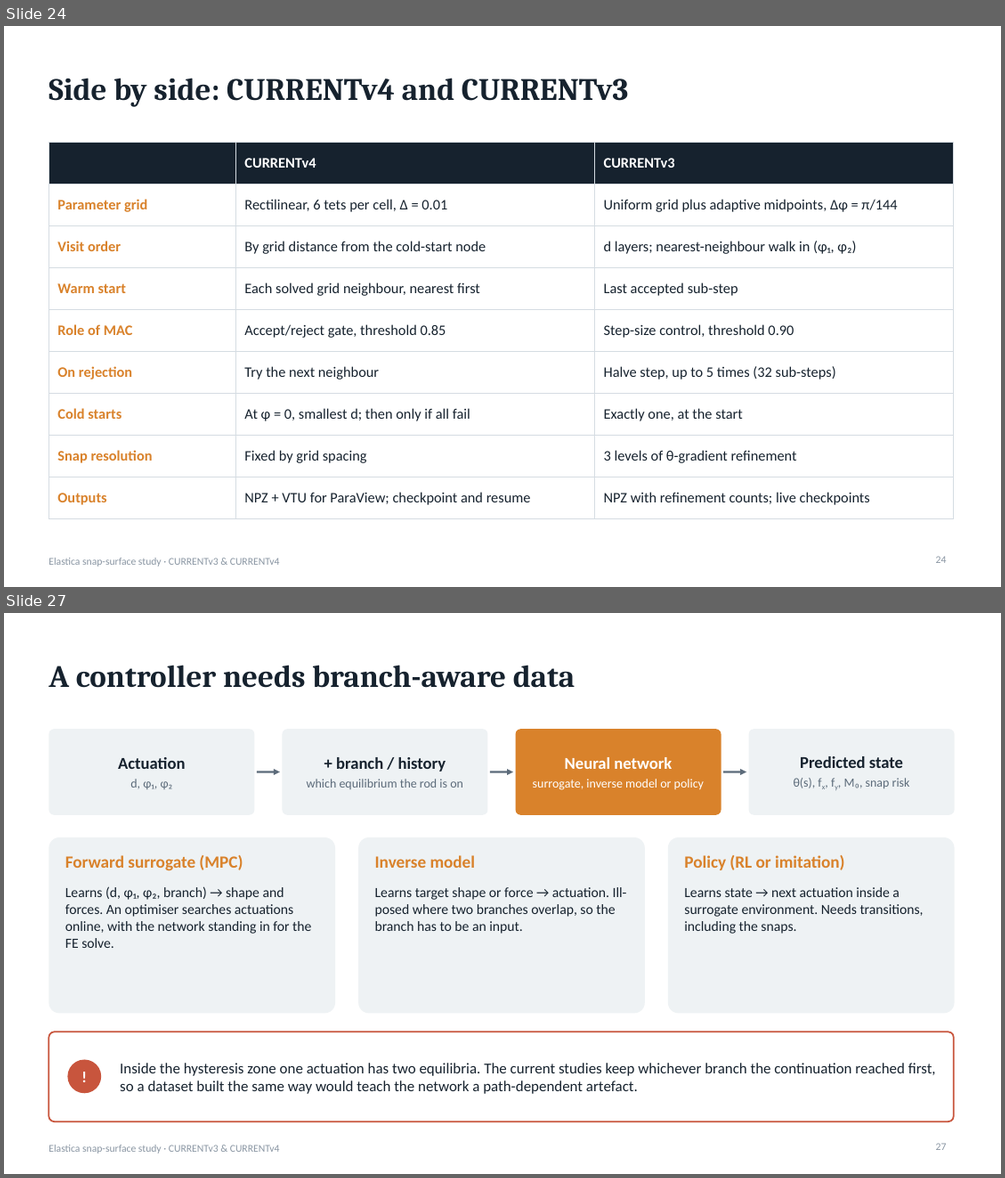
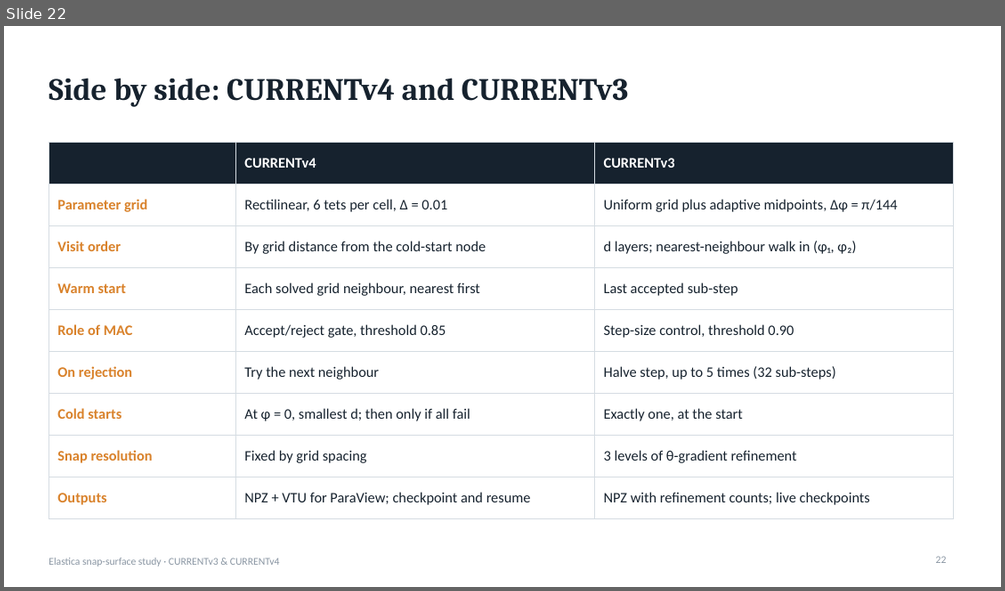
Before and after one commit to grraxx/elastica, a slide deck: presentation/elastica_snap_surface.pptx. Shown one above the other, each under a label of ours: slides 24 and 27 before the commit, slide 22 after it; the slides between them are not shown. The pictures are 1005x1178 and 1005x591 pixels, drawn with LibreOffice and Linux fonts; fonts in the diff are those of the drawing. Boxes give left, top, right and bottom in pixels: in the first picture for what was removed or moved away, otherwise in the second. Text is boxed around its words. In the diff, an @@ line names an element or a change of style, - is before the commit and + after.

```diff
--- a/presentation/elastica_snap_surface.pptx
+++ b/presentation/elastica_snap_surface.pptx
@@ slide 27 removed at <box>4,613,1001,1174</box>, background #FFFFFF; not listed: 1 template element that a slide beside it also shows @@
@@ title removed at <box>48,665,574,688</box> @@
-A controller needs branch-aware data
@@ rounded rectangle removed at <box>48,729,254,815</box> @@
@@ rounded rectangle removed at <box>283,729,488,815</box> @@
@@ rounded rectangle removed at <box>516,729,721,815</box> @@
@@ rounded rectangle removed at <box>749,729,955,815</box> @@
@@ text removed at <box>118,757,185,789</box> @@
-Actuation
-d, φ₁, φ₂
@@ arrow removed from (257, 771) to (280, 771) @@
@@ text removed at <box>307,757,463,789</box> @@
-+ branch / history
-which equilibrium the rod is on
@@ arrow removed from (490, 771) to (513, 771) @@
@@ text removed at <box>533,757,704,790</box> @@
-Neural network
-surrogate, inverse model or policy
@@ arrow removed from (723, 771) to (746, 771) @@
@@ text removed at <box>793,756,910,788</box> @@
-Predicted state
-θ(s), fx, fy, M₀, snap risk
@@ rounded rectangle removed at <box>48,837,335,1013</box> @@
@@ rounded rectangle removed at <box>358,837,645,1013</box> @@
@@ rounded rectangle removed at <box>668,837,955,1013</box> @@
@@ text removed at <box>65,855,243,871</box> @@
-Forward surrogate (MPC)
@@ text removed at <box>375,855,476,868</box> @@
-Inverse model
@@ text removed at <box>684,855,845,870</box> @@
-Policy (RL or imitation)
@@ text removed at <box>65,886,311,948</box> @@
-Learns (d, φ₁, φ₂, branch) → shape and forces. An optimiser searches actuations online, with the network standing in for the FE solve.
@@ text removed at <box>375,887,627,933</box> @@
-Learns target shape or force → actuation. Ill-posed where two branches overlap, so the branch has to be an input.
@@ text removed at <box>684,887,923,933</box> @@
-Learns state → next actuation inside a surrogate environment. Needs transitions, including the snaps.
@@ rounded rectangle removed at <box>48,1032,954,1121</box> @@
@@ ellipse removed at <box>67,1060,101,1093</box> @@
@@ text removed at <box>67,1060,101,1093</box> @@
-!
@@ text removed at <box>120,1062,936,1094</box> @@
-Inside the hysteresis zone one actuation has two equilibria. The current studies keep whichever branch the continuation reached first, so a dataset built the same way would teach the network a path-dependent artefact.
@@ page number removed at <box>936,1143,947,1150</box> @@
-27
@@ what was slide 24 is now slide 22 @@
@@ page number at <box>936,556,947,563</box>: text changed @@
-24
+22
```
Also in this commit, not shown: 4 slides changed, 11 other slides removed.
